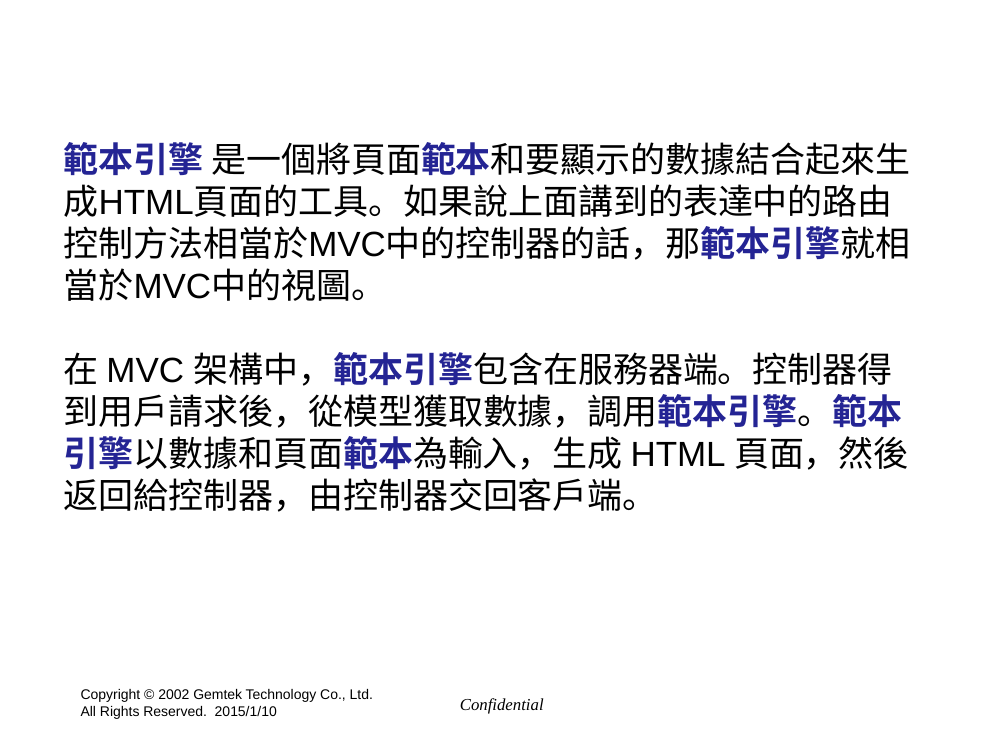
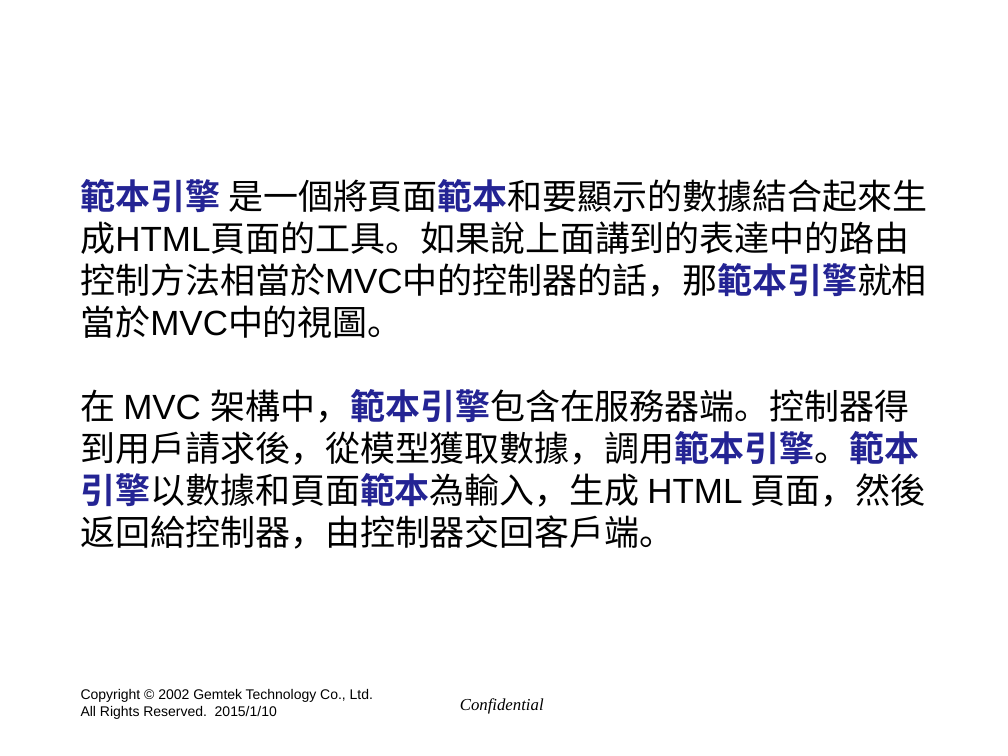
Before and after one commit to hyper570908/demo2, a slide deck: slide 27 of doc/GIot_Session2(win7).pptx (slide 25 before the commit). Drawn at 1008x756 pixels with LibreOffice and Linux fonts; fonts in the diff are those of the drawing; background and template pictures are left out. Boxes give left, top, right and bottom in pixels: in the first picture for what was removed or moved away, otherwise in the second. Text is boxed around its words. In the diff, an @@ line names an element or a change of style, - is before the commit and + after.

```diff
--- a/doc/GIot_Session2(win7).pptx
+++ b/doc/GIot_Session2(win7).pptx
@@ text "範本引擎 是一個將頁面範本和要顯示的數據結合起來生成HTML頁面的工具。如果說上面講到的表達中的路由控制方法相當於MVC ...": place and size @@
-text "範本引擎 是一個將頁面範本和要顯示的數據結合起來生成HTML頁面的工具。如果說上面講到的表達中的路由控制方法相當於MVC ..." at (64,142,910,512)
+text "範本引擎 是一個將頁面範本和要顯示的數據結合起來生成HTML頁面的工具。如果說上面講到的表達中的路由控制方法相當於MVC ..." at (80,179,927,549)
```
Also in this commit, not shown: 7 other slides changed, 2 slides added, 2 other files.
